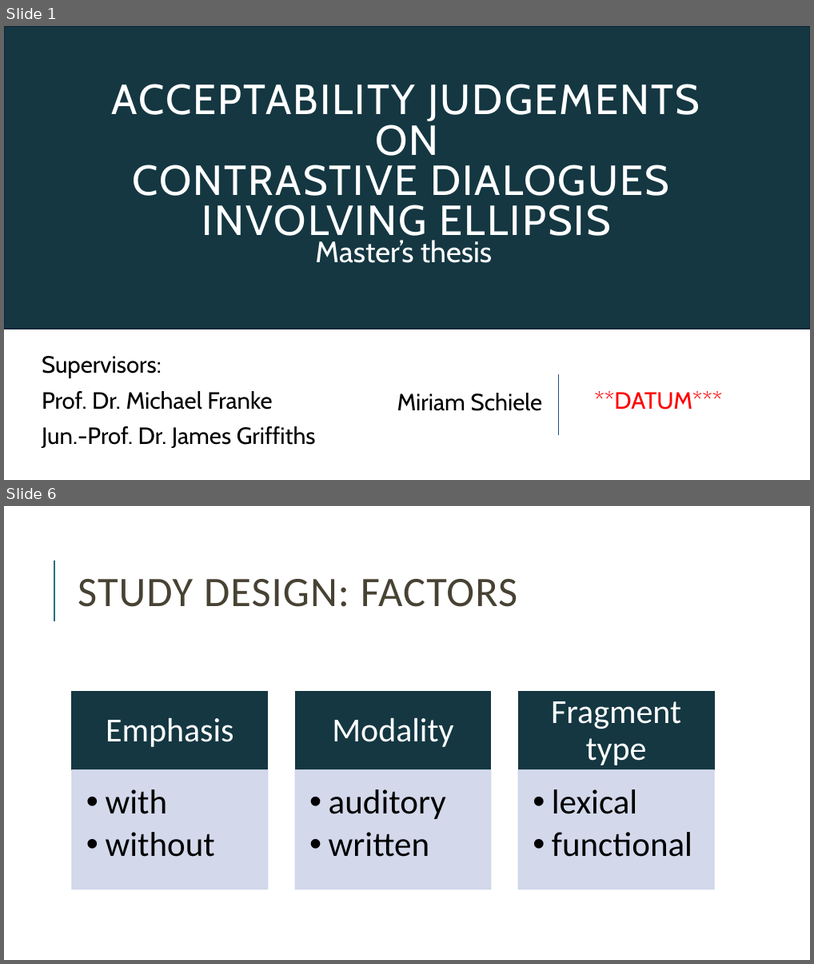
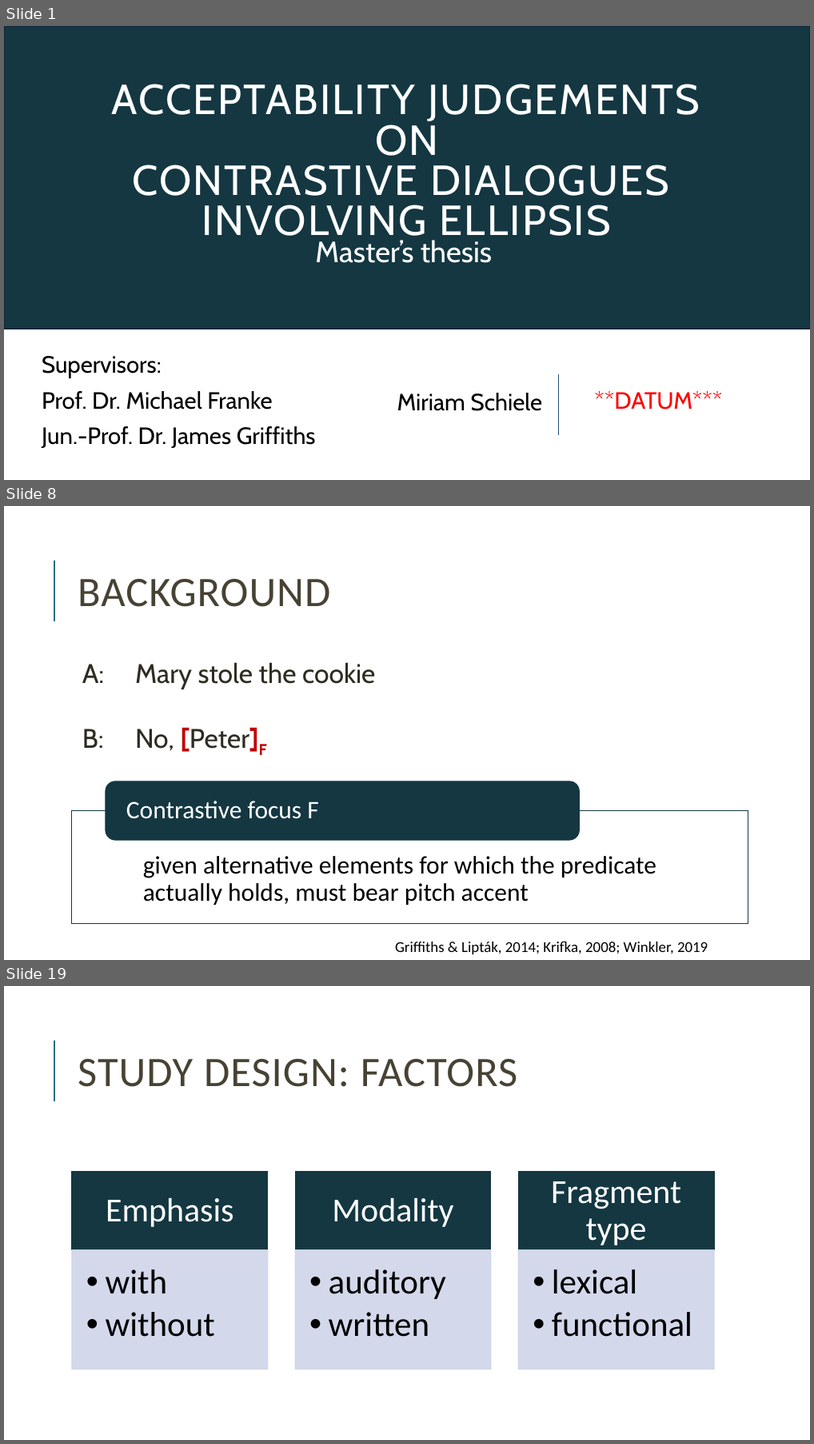
Before and after one commit to miriamschiele/MA, a slide deck: presentation/Miriam Schiele, MA presentation.pptx. Shown one above the other, each under a label of ours: slides 1 and 6 before the commit, slides 1, 8 and 19 after it; the slides between them are not shown. The pictures are 814x964 and 814x1444 pixels, drawn with LibreOffice and Linux fonts; fonts in the diff are those of the drawing. Boxes give left, top, right and bottom in pixels: in the first picture for what was removed or moved away, otherwise in the second. Text is boxed around its words. In the diff, an @@ line names an element or a change of style, - is before the commit and + after.

```diff
--- a/presentation/Miriam Schiele, MA presentation.pptx
+++ b/presentation/Miriam Schiele, MA presentation.pptx
@@ slide 8 added at bbox=[4, 506, 810, 960], background #FFFFFF; not listed: 1 template element that a slide beside it also shows @@
@@ title added at bbox=[78, 579, 330, 607], 50 pt, text #474233 @@
+BACKGROUND
@@ text added at bbox=[82, 662, 375, 755], 32 pt, text #2E2B21 @@
+  A: Mary stole the cookie
+  B: No, [Peter]F
@@ group added at bbox=[72, 781, 749, 923]: 2 texts, 1 rectangle, 1 rounded rectangle @@
+  • given alternative elements for which the predicate actually holds, must bear pitch accent
+Contrastive focus F
@@ text added at bbox=[395, 940, 708, 954], 18 pt, text #000000 @@
+Griffiths & Lipták, 2014; Krifka, 2008; Winkler, 2019
@@ what was slide 6 is now slide 19 @@
```
Also in this commit, not shown: 7 slides changed, 12 other slides added, 1 slide removed, 8 other files.
